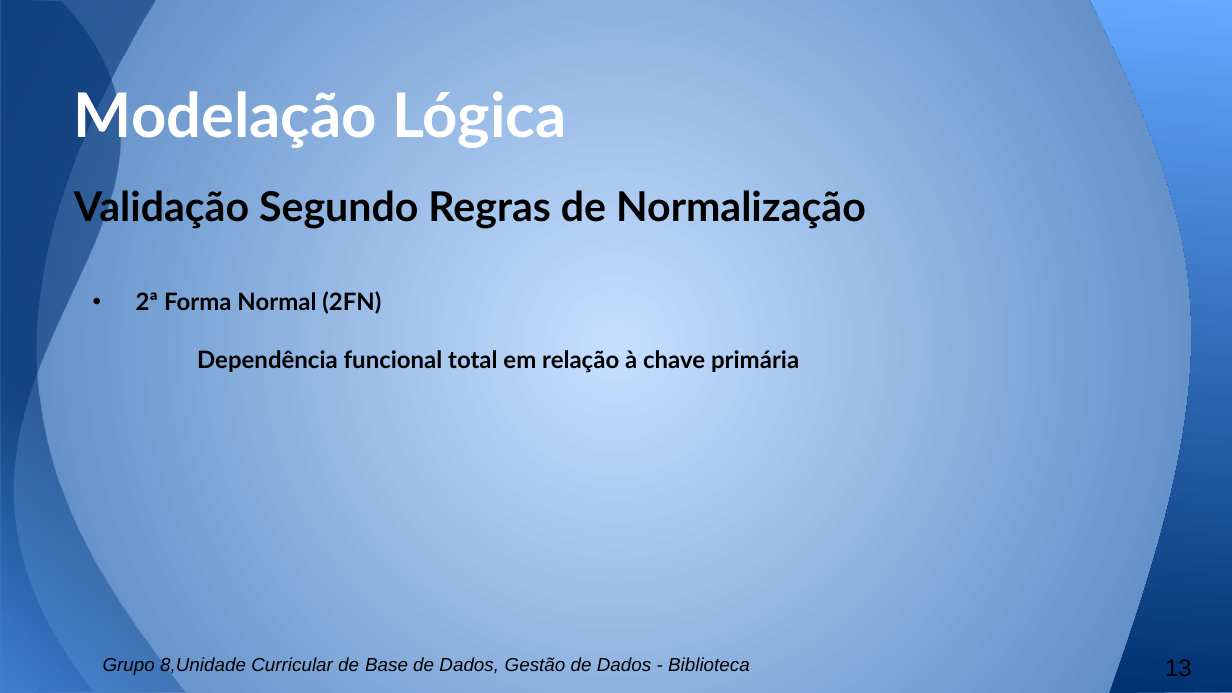
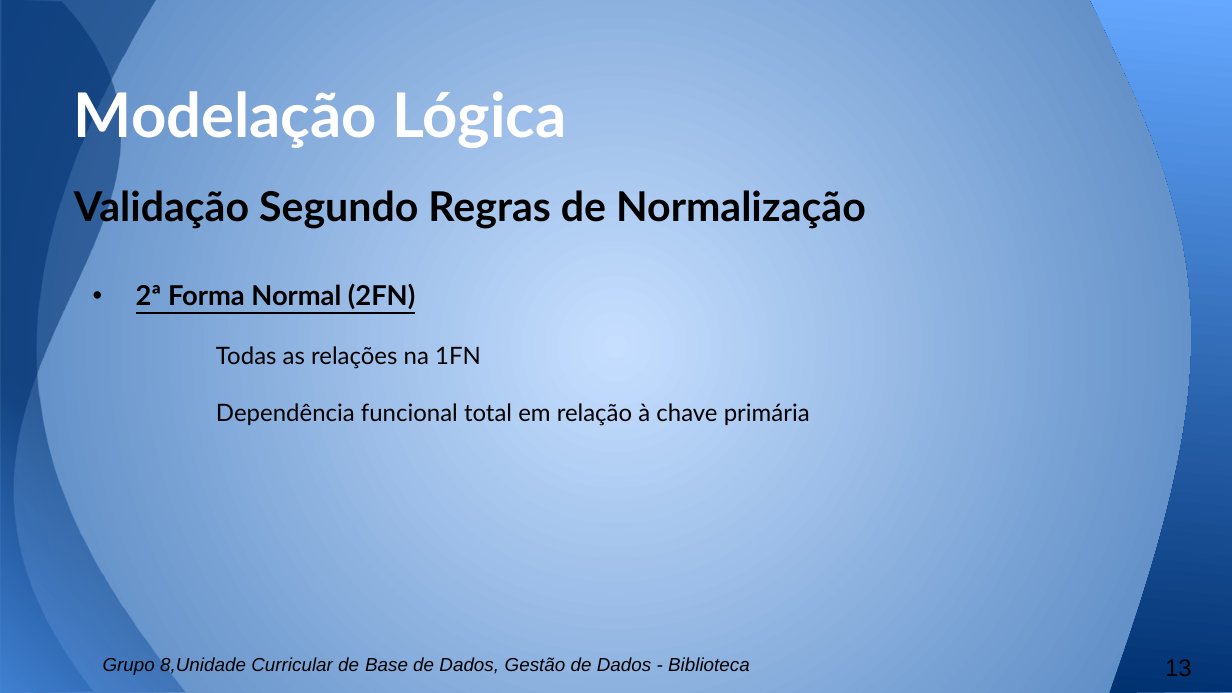
Before and after one commit to b-p3r/BD-1516, a slide deck: slide 13 of Apresentacao/Apresentacao.pptx. Drawn at 1232x693 pixels with LibreOffice and Linux fonts; fonts in the diff are those of the drawing. Boxes give left, top, right and bottom in pixels: in the first picture for what was removed or moved away, otherwise in the second. Text is boxed around its words. In the diff, an @@ line names an element or a change of style, - is before the commit and + after.

```diff
--- a/Apresentacao/Apresentacao.pptx
+++ b/Apresentacao/Apresentacao.pptx
@@ text at [136,283,810,426]: size 14 to 16 pt, underline on in "2ª Forma Normal (2FN)"; bold off in "Dependência funcional total em relação à chave ..." @@
@@ text at [216,346,481,369]: paragraph added @@
+Todas as relações na 1FN
```
Also in this commit, not shown: 9 other slides changed.
